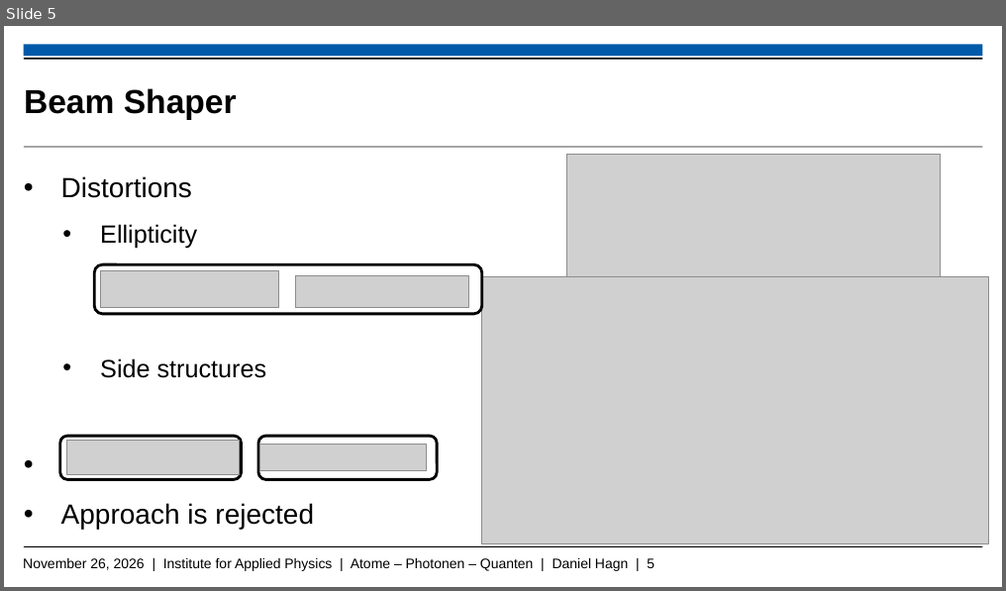
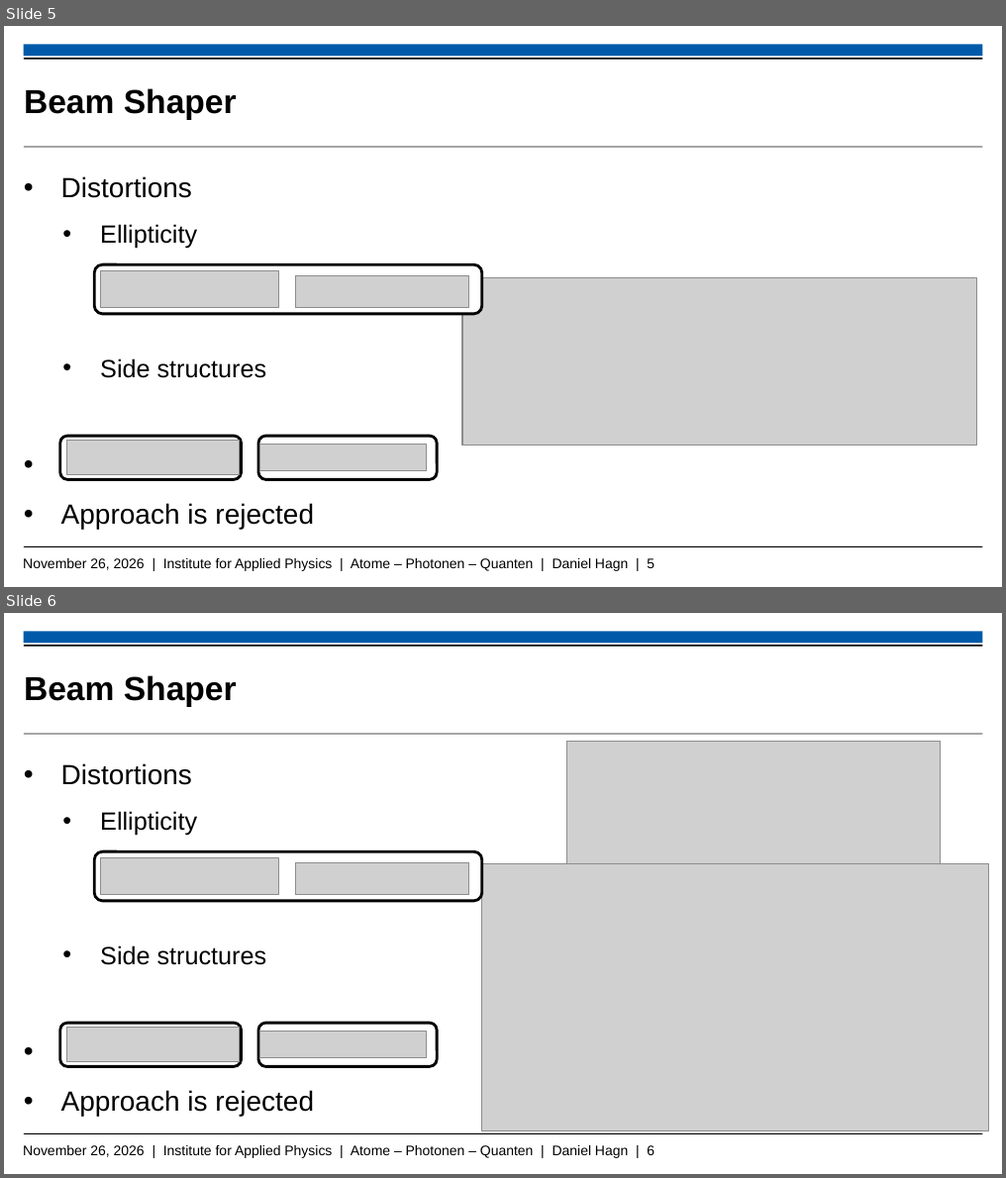
Before and after one commit to Daniel-Hagn-physik/Masterthesis_Backup, a slide deck: Hagn_Daniel_Mastervortrag.pptx. Shown one above the other, each under a label of ours: slide 5 before the commit, slides 5 and 6 after it. The pictures are 1006x591 and 1006x1178 pixels, drawn with LibreOffice and Linux fonts; fonts in the diff are those of the drawing; grey boxes stand for pictures; background and template pictures are left out. Boxes give left, top, right and bottom in pixels: in the first picture for what was removed or moved away, otherwise in the second. Text is boxed around its words. In the diff, an @@ line names an element or a change of style, - is before the commit and + after.

```diff
--- a/Hagn_Daniel_Mastervortrag.pptx
+++ b/Hagn_Daniel_Mastervortrag.pptx
@@ slide 5 added at [4, 26, 1002, 587], background #FFFFFF; not listed: 5 template elements that a slide beside it also shows @@
@@ title added at [24, 88, 237, 120], 24 pt, text #000000, bold @@
+Beam Shaper
@@ text added at [61, 176, 314, 529], 20 pt, text #000000 @@
+• Distortions
+    • Ellipticity
+    • Side structures
+  • Approach is rejected
@@ rounded rectangle added at [95, 265, 482, 313], fill #FFFFFF, outline #000000 2 pt @@
@@ picture added at [101, 272, 278, 308] @@
@@ picture added at [295, 275, 469, 307] @@
@@ picture added at [462, 277, 976, 445] @@
@@ rounded rectangle added at [59, 436, 241, 480], fill #FFFFFF, outline #000000 2 pt @@
@@ picture added at [67, 441, 240, 475] @@
@@ rounded rectangle added at [258, 436, 437, 480], fill #FFFFFF, outline #000000 2 pt @@
@@ picture added at [259, 445, 425, 472] @@
@@ what was slide 5 is now slide 6 @@
@@ text at [23, 1146, 654, 1158]: text changed @@
-November 26, 2026 | Institute for Applied Physics | Atome – Photonen – Quanten | Daniel Hagn | 5
+November 26, 2026 | Institute for Applied Physics | Atome – Photonen – Quanten | Daniel Hagn | 6
```
Also in this commit, not shown: 10 slides changed, 3 other slides added, 3 slides removed.
